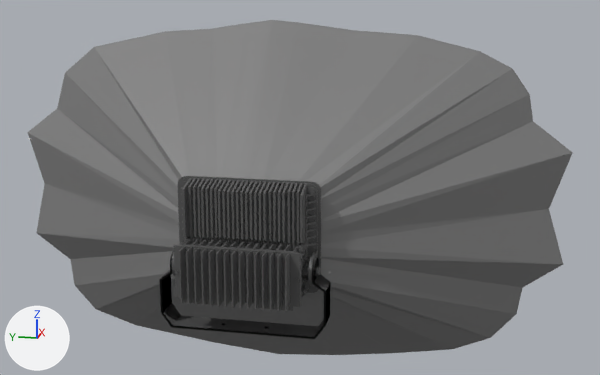
The Blender file FloodLight/Type_1/floodLightRaw_Type_1.blend: old version first, new version second.
One viewpoint serves both versions: a 50 mm lens placed at (-80.6, -21.7, 25.6), pointed at (7.4, -4.1, 3.6). Lighting does not change. The marker at lower left points along +X, +Y and +Z.

Objects in the first picture: 'Cylinder', 'FMV3LCY_UNV1D33'.
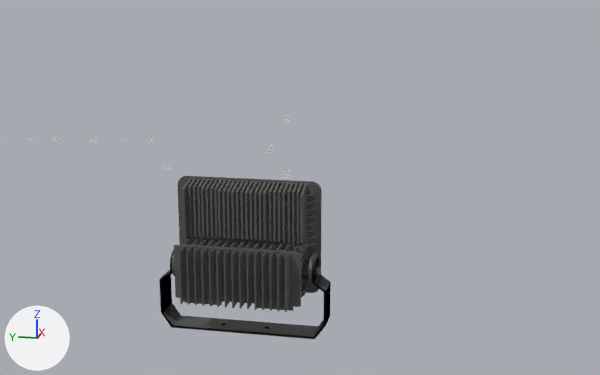
Edits to the bpy script that builds the scene:
```text
Change ob_cylinder:
    add ob_cylinder.hide_set(True)
```

Changed parts and their boxes (x1, y1, x2, y2) in the pictures (600 x 375 px):
'Cylinder', hidden
    before: (28, 20, 573, 355)
